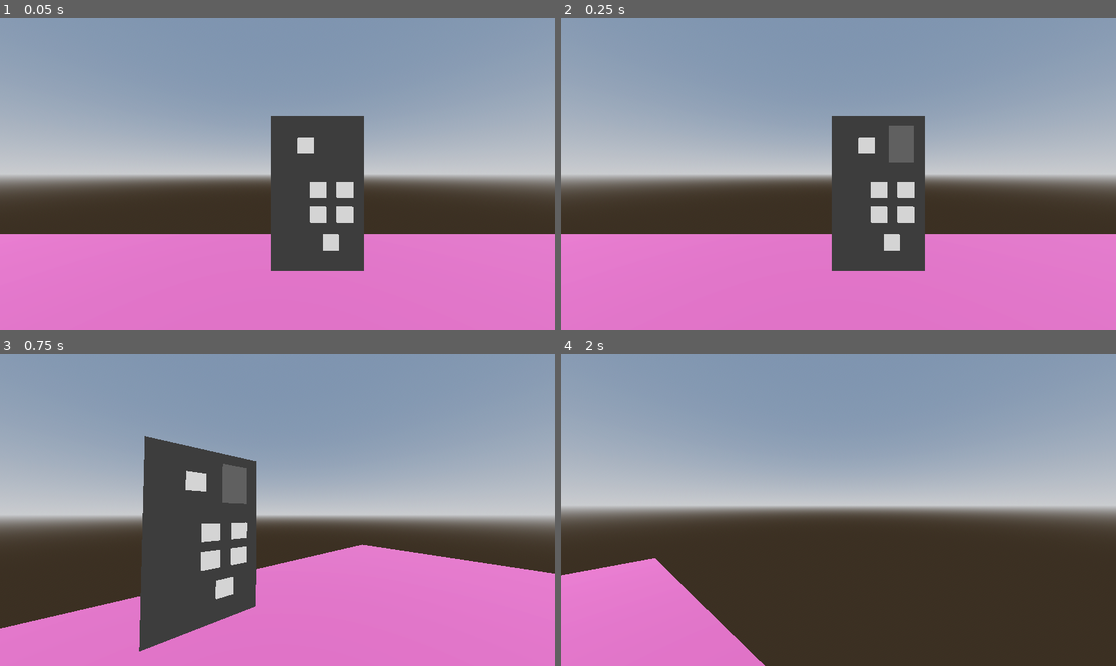
Above: before the commit, frames 1-4 (two rows, left to right).
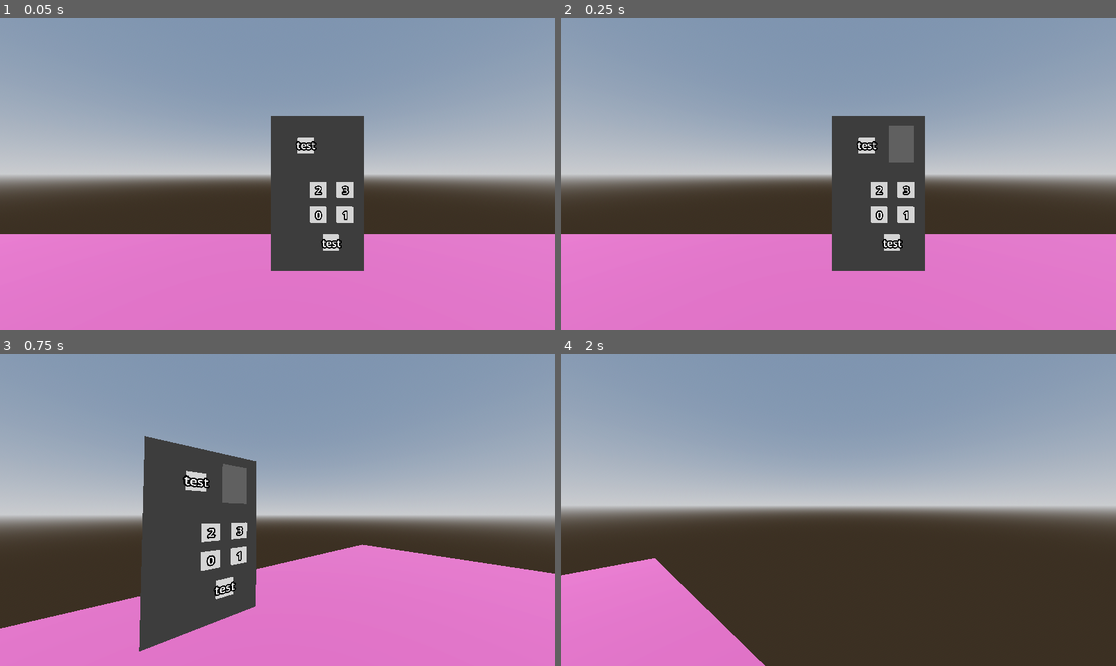
Above: after the commit, the same moments.

Repository: Floorban/Jam-with-Tatti
Game: Godot game, scene res://game/level/player_test_ground.tscn
The game is run twice, just before and just after one commit, with the same random seed, the same clock (stepped at 60 frames per second) and the same inputs.
Inputs (mouse positions are in pixels of both pictures, inside the frame that each line leads up to):
- Up to frame 1 (0.05 s): no input
- Up to frame 2 (0.25 s): no input
- Up to frame 3 (0.75 s): tap Enter at 0.5 s; move the mouse to (305, 510) at 0.52 s; hold W (forward) from 0.53 s (still down); click (305, 510) at 0.6 s
- Up to frame 4 (2 s): keep holding W (forward); move the mouse to (810, 510) at 1.27 s; click (810, 510) at 1.35 s

The runs differ from the first frame. In frame 1, 0.3% of the frame differs, in the area x 53-63%, y 39-74%; in frame 2, 0.3%; in frame 3, 0.4%, in the area x 32-44%, y 38-78%; in frame 4, nothing differs.

Commit message:
button action label, renaming things

Diff:
--- a/game/elevator/elevator_button.gd
+++ b/game/elevator/elevator_button.gd
@@ -9,6 +9,7 @@
 
 var floor: int
 @onready var outline: MeshInstance3D = %Outline
+@onready var button_action_label: Label3D = %ButtonActionLabel
 
 
 func _ready() -> void:
@@ -21,6 +22,7 @@
 		return
 
 	floor = new_floor
+	button_action_label.text = str(floor)
 
 
 func set_button_Type(new_button_type: ButtonType) -> void:
--- a/game/elevator/panel_button.tscn
+++ b/game/elevator/elevator_button.tscn
@@ -53,3 +53,13 @@
 
 [node name="CollisionShape3D" type="CollisionShape3D" parent="." unique_id=1965359733]
 shape = SubResource("BoxShape3D_r8kow")
+
+[node name="ButtonActionLabel" type="Label3D" parent="." unique_id=687128113]
+unique_name_in_owner = true
+transform = Transform3D(1, 0, 0, 0, 1, 0, 0, 0, 1, 0, 0, 0.0051555037)
+layers = 2
+pixel_size = 0.001
+texture_filter = 0
+text = "test
+"
+outline_size = 16
--- a/game/elevator/elevator_controller.tscn
+++ b/game/elevator/elevator_controller.tscn
@@ -2,7 +2,7 @@
 
 [ext_resource type="PackedScene" uid="uid://cgilbk03wnwbc" path="res://game/interaction/InteractionComponent.tscn" id="1_msh32"]
 [ext_resource type="Script" uid="uid://cqvdgwr643m0k" path="res://game/elevator/elevator_controller.gd" id="1_ycwdn"]
-[ext_resource type="PackedScene" uid="uid://brtlmi4u6clvv" path="res://game/elevator/panel_button.tscn" id="3_02lqp"]
+[ext_resource type="PackedScene" uid="uid://brtlmi4u6clvv" path="res://game/elevator/elevator_button.tscn" id="3_02lqp"]
 [ext_resource type="Script" uid="uid://cmnqllen0cteq" path="res://game/elevator/floor_button_container.gd" id="3_p81tc"]
 [ext_resource type="Script" uid="uid://bc6vv5td7j2wd" path="res://game/elevator/action_button_container.gd" id="5_mcpym"]
 
